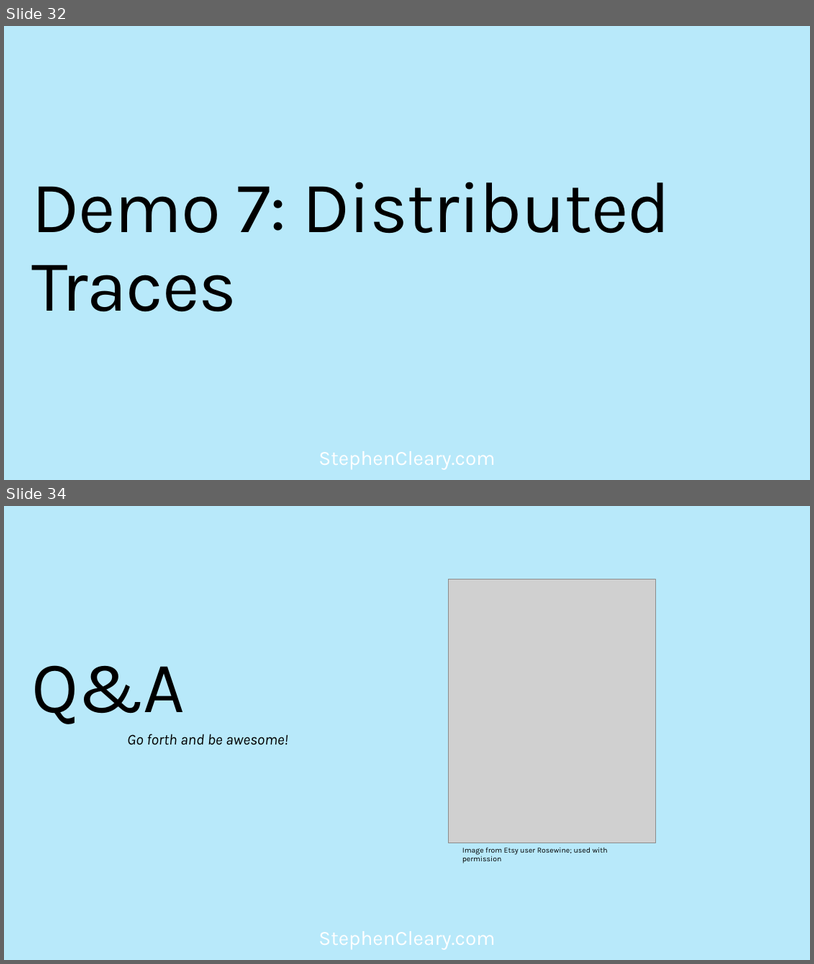
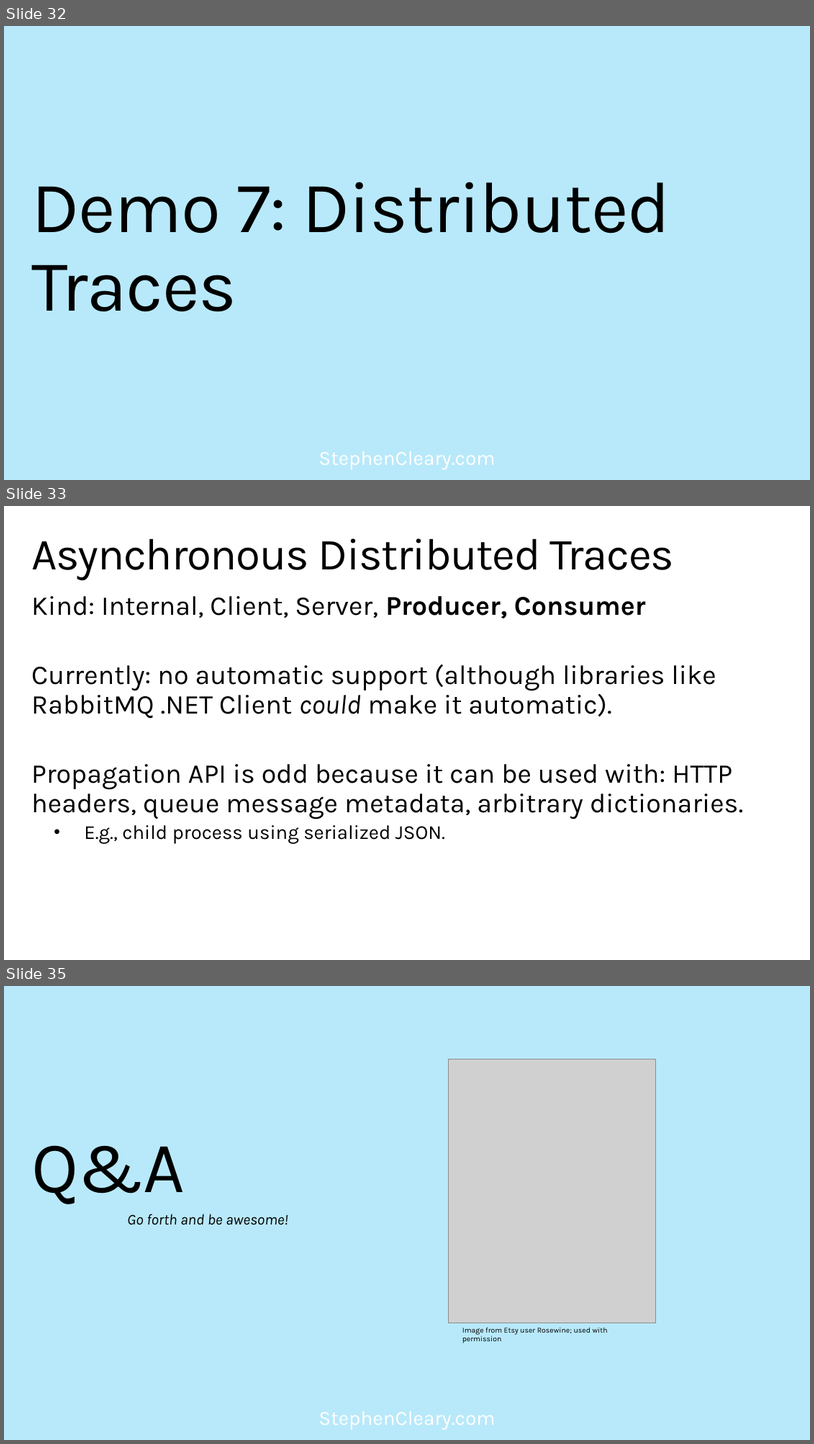
Before and after one commit to StephenCleary/Presentations, a slide deck: Telemetry/Logging Hero.pptx. Shown one above the other, each under a label of ours: slides 32 and 34 before the commit, slides 32, 33 and 35 after it; the slides between them are not shown. The pictures are 814x964 and 814x1444 pixels, drawn with LibreOffice and Linux fonts; fonts in the diff are those of the drawing; grey boxes stand for pictures; background and template pictures are left out. Boxes give left, top, right and bottom in pixels: in the first picture for what was removed or moved away, otherwise in the second. Text is boxed around its words. In the diff, an @@ line names an element or a change of style, - is before the commit and + after.

```diff
--- a/Telemetry/Logging Hero.pptx
+++ b/Telemetry/Logging Hero.pptx
@@ slide 33 added at <box>4,506,810,960</box>, background picture (left out); not listed: 1 template element that a slide beside it also shows @@
@@ title added at <box>31,538,674,581</box>, 52.9 pt, text #000000 @@
+Asynchronous Distributed Traces
@@ text added at <box>31,596,743,844</box>, 32.4 pt, text #000000 @@
+Kind: Internal, Client, Server, Producer, Consumer
+Currently: no automatic support (although libraries like RabbitMQ .NET Client could make it automatic).
+Propagation API is odd because it can be used with: HTTP headers, queue message metadata, arbitrary dictionaries.
+  • E.g., child process using serialized JSON.
@@ what was slide 34 is now slide 35 @@
```
Also in this commit, not shown: 3 slides changed.
